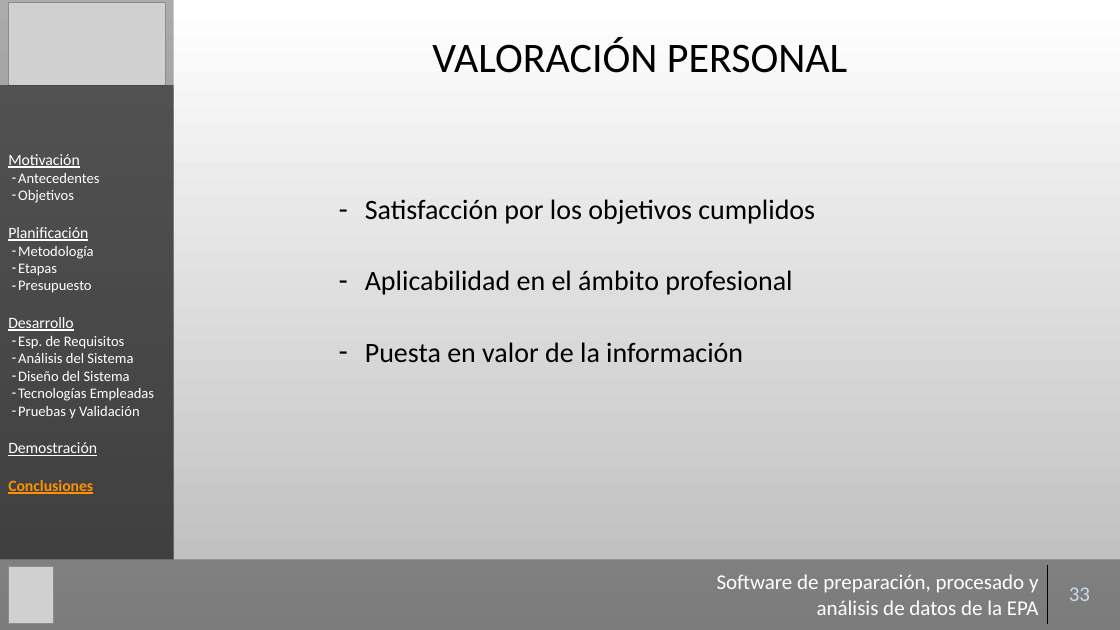
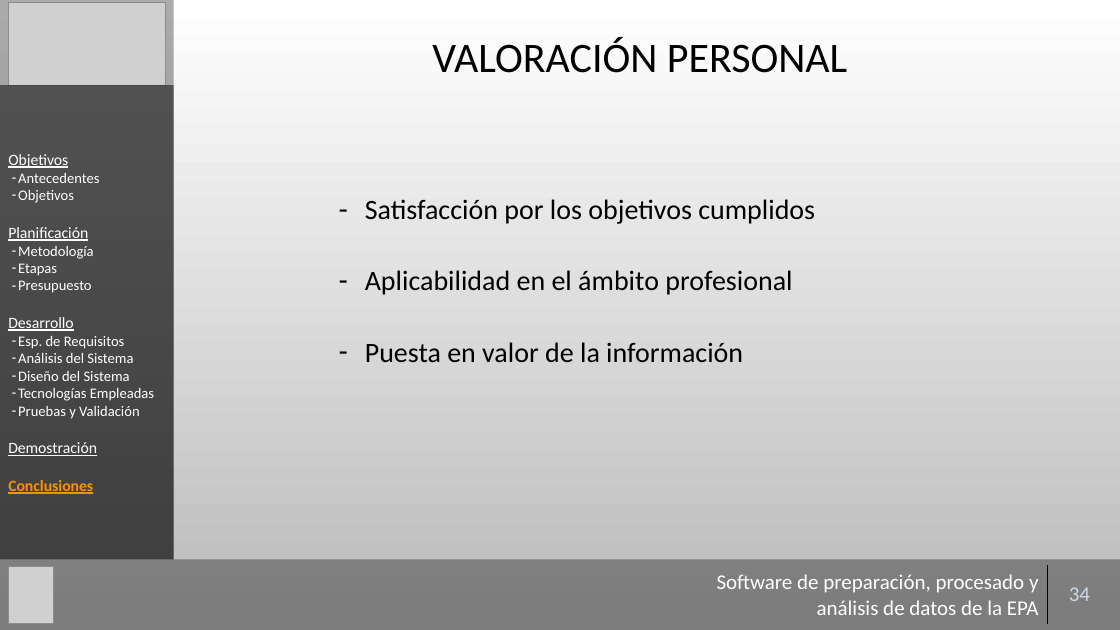
Before and after one commit to Gaulent/epa_explorer, a slide deck: slide 34 of mem/presentacion.pptx (slide 33 before the commit). Drawn at 1120x630 pixels with LibreOffice and Linux fonts; fonts in the diff are those of the drawing; grey boxes stand for pictures; background and template pictures are left out. Boxes give left, top, right and bottom in pixels: in the first picture for what was removed or moved away, otherwise in the second. Text is boxed around its words. In the diff, an @@ line names an element or a change of style, - is before the commit and + after.

```diff
--- a/mem/presentacion.pptx
+++ b/mem/presentacion.pptx
@@ text in rectangle at box(8, 154, 68, 168): text changed @@
-Motivación
+Objetivos
@@ table at box(705, 565, 1112, 624) @@
-row 1, column 2: 33
+row 1, column 2: 34
```
Also in this commit, not shown: 40 other slides changed, 1 slide added.
